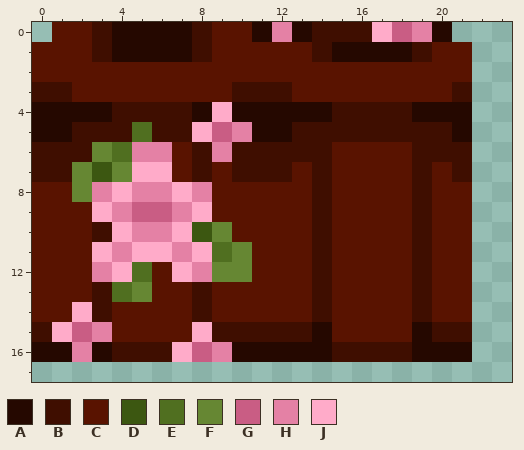
Two versions of one pixel-art sprite, spring_cape.png. This is how it looked before the edit.
The file is 64x32 pixels. Shown: x 0..23, y 0..17.
Palette (. is transparent): A #250800  B #3f0e00  C #591300  D #3c5711  E #506f20  F #668733  G #c95d84  H #e481a5  J #ffabc9
Pixels before, first column x 0:
 0 .CCBAAAABCCAHABBBJGHA.
 1 CCCBAAAABCCCCCBAAAABCC
 2 CCCCCCCCCCCCCCCCCCCCCC
 3 BBCCCCCCCCBBBCCCCCCCCB
 4 AAAABBBBAJAAAAABBBBAAA
 5 AABBBEBBJGHAABBBBBBBBA
 6 BBBFEHHCBHBBBBBCCCCBBB
 7 BBFDFJJCBCBBBCBCCCCBCB
 8 CCFHJHHJHCCCCCBCCCCBCC
 9 CCCJHGGHJCCCCCBCCCCBCC
10 CCCBJHHJDFCCCCBCCCCBCC
11 CCCJHJJHJEFCCCBCCCCBCC
12 CCCHJECJHFFCCCBCCCCBCC
13 CCCBEFCCBCCCCCBCCCCBCC
14 CCJBCCCCBCCCCCBCCCCBCC
15 BJGHCCCCJBBBBBACCCCABB
16 AAHABBBJGHAAAAABBBBAAA
The same view after the edit:
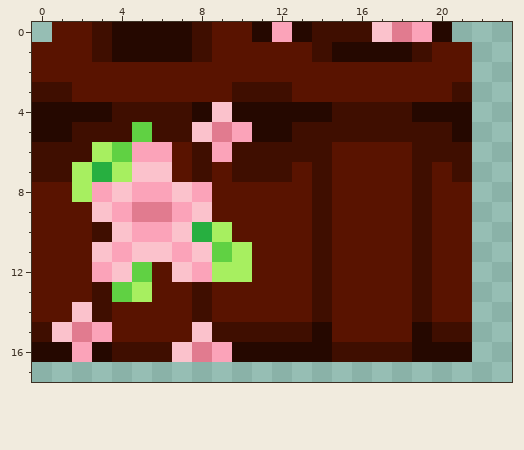
Commit message: modif cape crimson + skins printemps
The edit:
colour D: #3c5711 -> #27af40
colour E: #506f20 -> #60d143
colour F: #668733 -> #a7ef60
colour G: #c95d84 -> #e17b8f
colour H: #e481a5 -> #fba3b9
colour J: #ffabc9 -> #fbc2cc
Where, in picture pixels (left, top, right, bottom), the same in both pictures:
changed: (52, 22, 432, 362)
